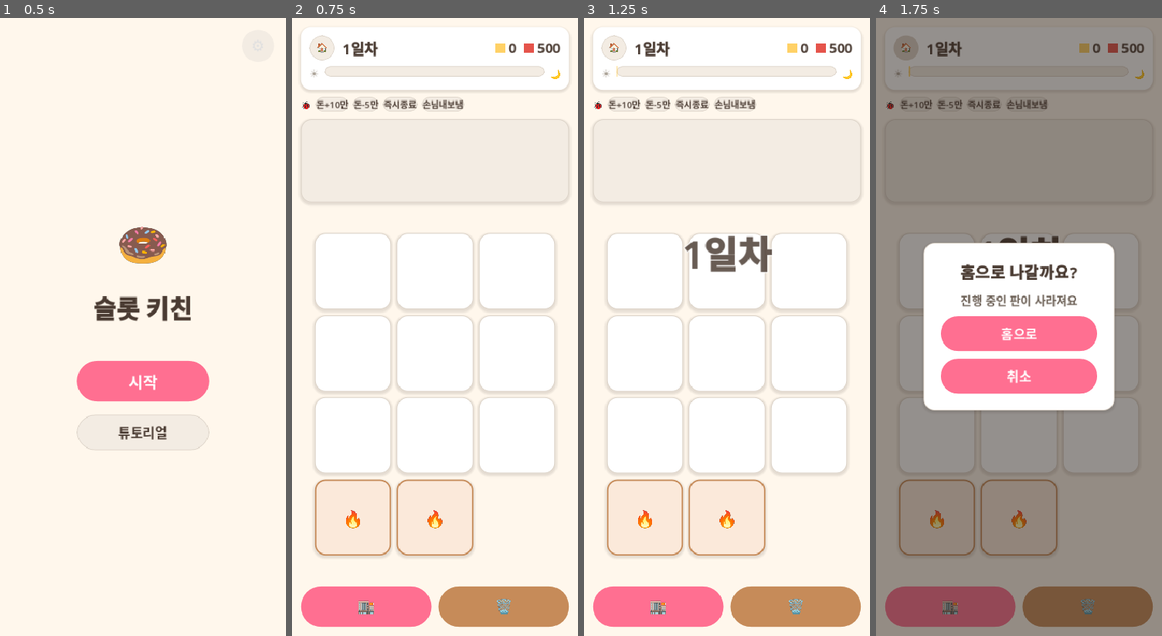
Above: before the commit, frames 1-4 (left to right).
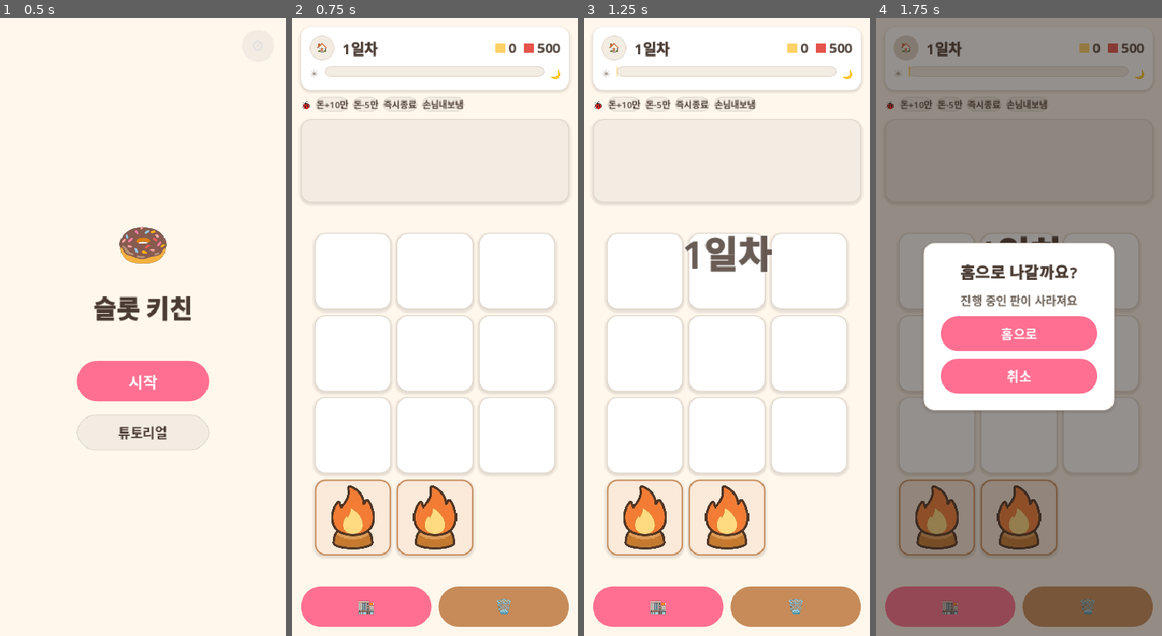
Above: after the commit, the same moments.

Repository: yellyB/game-slot-kitchen
Game: Godot game, scene res://scenes/Main.tscn
Two runs of this game, one before a commit and one after it. Both use one fixed random seed, a clock stepped at 60 frames per second and the inputs below. Sound files missing from this copy of the repository are replaced by a short silence.
Inputs:
- Up to frame 1 (0.5 s): no input
- Up to frame 2 (0.75 s): click "시작" at 0.5 s
- Up to frame 3 (1.25 s): no input
- Up to frame 4 (1.75 s): click "🏠" at 1.25 s

Frame 1 is identical in both runs. In frame 2, 2.4% of the frame differs, in the area x 13-58%, y 75-86%; in frame 3, 2.4%; in frame 4, 2.3%.

Commit message:
도구석 idle: 🔥 이모지 → 화구(불꽃) 손그림 텍스처
- assets/art/tools/burner.png 추가(투명 배경, 트림)
- ToolStation._show_idle: 텍스처 있으면 TextureRect(비율유지 중앙), 없으면
  🔥 이모지 폴백 — 재료 아트 로딩과 동일 패턴

Co-Authored-By: Claude Opus 4.8 (1M context) <noreply@anthropic.com>

Diff:
--- a/scripts/tool_station.gd
+++ b/scripts/tool_station.gd
@@ -65,14 +65,26 @@
   recipe_id = ""
   _clear_holder()
   _style.border_color = Palette.SUB
-  var lbl := Label.new()
-  lbl.text = "🔥"
-  lbl.mouse_filter = Control.MOUSE_FILTER_IGNORE
-  lbl.set_anchors_and_offsets_preset(Control.PRESET_FULL_RECT)
-  lbl.add_theme_font_size_override("font_size", 28)
-  lbl.horizontal_alignment = HORIZONTAL_ALIGNMENT_CENTER
-  lbl.vertical_alignment = VERTICAL_ALIGNMENT_CENTER
-  _holder.add_child(lbl)
+  # 화구(불꽃) 손그림 있으면 텍스처, 없으면 🔥 이모지 폴백. [[재료 아트 로딩과 동일 패턴]]
+  var path := "res://assets/art/tools/burner.png"
+  var icon: Control
+  if ResourceLoader.exists(path):
+    var tr := TextureRect.new()
+    tr.texture = load(path)
+    tr.expand_mode = TextureRect.EXPAND_IGNORE_SIZE
+    tr.stretch_mode = TextureRect.STRETCH_KEEP_ASPECT_CENTERED
+    tr.texture_filter = CanvasItem.TEXTURE_FILTER_LINEAR_WITH_MIPMAPS   # 작게 축소 시 깨짐 방지
+    icon = tr
+  else:
+    var lbl := Label.new()
+    lbl.text = "🔥"
+    lbl.add_theme_font_size_override("font_size", 28)
+    lbl.horizontal_alignment = HORIZONTAL_ALIGNMENT_CENTER
+    lbl.vertical_alignment = VERTICAL_ALIGNMENT_CENTER
+    icon = lbl
+  icon.mouse_filter = Control.MOUSE_FILTER_IGNORE
+  icon.set_anchors_and_offsets_preset(Control.PRESET_FULL_RECT)
+  _holder.add_child(icon)
 
 
 ## 조리 시작 (재료 소비는 호출 측에서 이미 처리). empty=현재 빈 슬롯 수(카드37 가속).
Binary file added: assets/art/tools/burner.png
Not shown, added: assets/art/tools/burner.png.import
